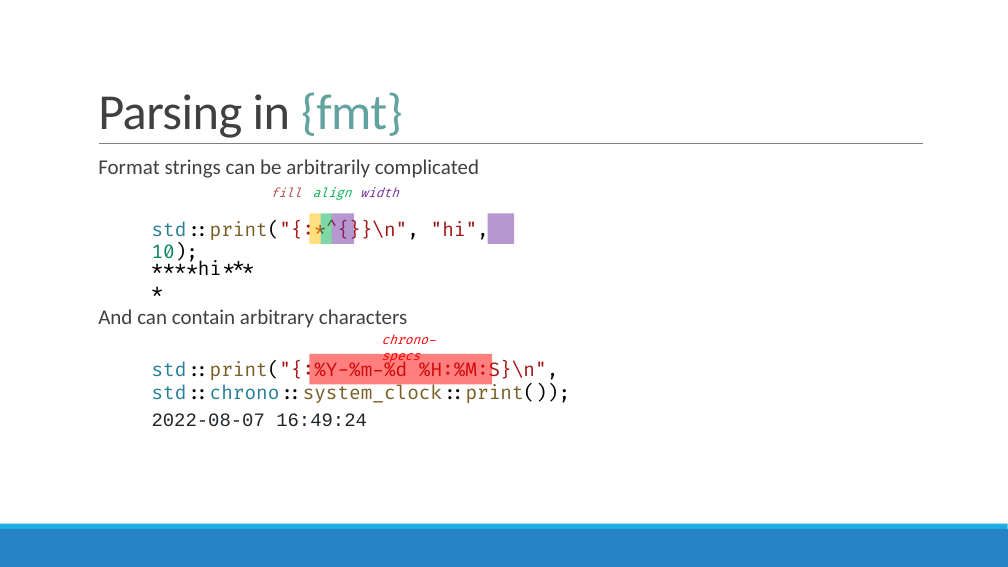
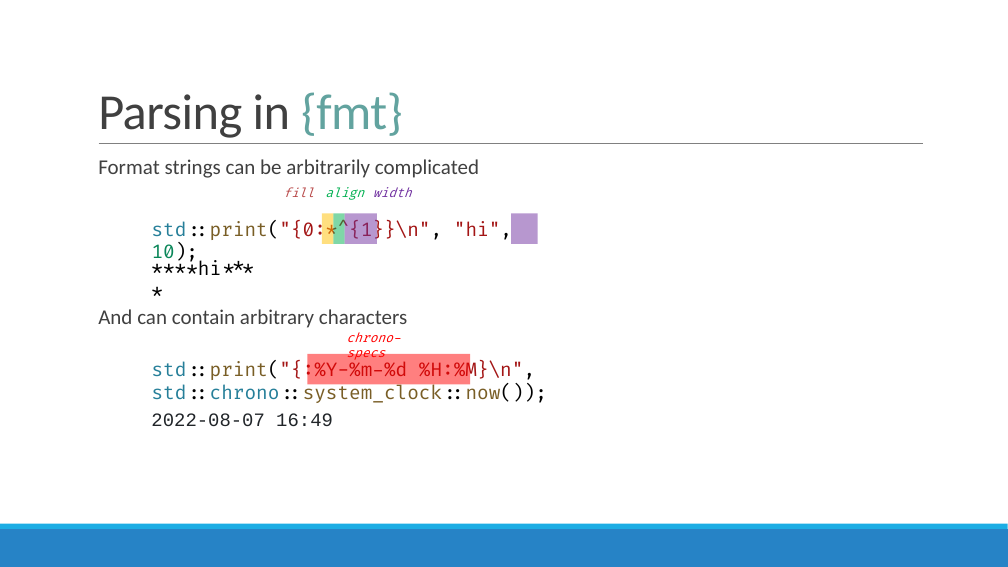
Before and after one commit to brevzin/cpp_proposals, a slide deck: slide 30 of talks/202209_cppcon/The Surprising Complexity of Formatting Ranges.pptx (slide 45 before the commit). Drawn at 1008x567 pixels with LibreOffice and Linux fonts; fonts in the diff are those of the drawing. Boxes give left, top, right and bottom in pixels: in the first picture for what was removed or moved away, otherwise in the second. Text is boxed around its words. In the diff, an @@ line names an element or a change of style, - is before the commit and + after.

```diff
--- a/talks/202209_cppcon/The Surprising Complexity of Formatting Ranges.pptx
+++ b/talks/202209_cppcon/The Surprising Complexity of Formatting Ranges.pptx
@@ text "fill": place and size @@
-text "fill" at <box>271,187,302,197</box>
+text "fill" at <box>283,187,314,197</box>
@@ text "align": place and size @@
-text "align" at <box>313,187,352,200</box>
+text "align" at <box>325,187,364,200</box>
@@ text "width": place and size @@
-text "width" at <box>360,187,399,197</box>
+text "width" at <box>373,187,412,197</box>
@@ text at <box>152,221,512,264</box>: text changed @@
-std::print("{:*^{}}\n", "hi", 10);
+std::print("{0:*^{1}}\n", "hi", 10);
@@ rectangle: place and size @@
-rectangle at <box>332,213,354,243</box>
+rectangle at <box>322,213,333,243</box>
@@ rectangle at <box>322,213,333,243</box>: fill #7030A0 at 50% opacity to #FFC000 at 50% opacity @@
@@ rectangle: place and size @@
-rectangle at <box>309,213,321,243</box>
+rectangle at <box>333,213,345,243</box>
@@ rectangle at <box>333,213,345,243</box>: fill #FFC000 at 50% opacity to #00B050 at 50% opacity @@
@@ rectangle: place and size @@
-rectangle at <box>321,213,332,243</box>
+rectangle at <box>345,213,377,243</box>
@@ rectangle at <box>345,213,377,243</box>: fill #00B050 at 50% opacity to #7030A0 at 50% opacity @@
@@ rectangle: place and size @@
-rectangle at <box>488,213,514,243</box>
+rectangle at <box>511,213,538,243</box>
@@ text "chrono-specs": place and size @@
-text "chrono-specs" at <box>381,334,435,364</box>
+text "chrono-specs" at <box>346,332,400,360</box>
@@ rectangle: place and size @@
-rectangle at <box>309,354,492,384</box>
+rectangle at <box>307,354,470,384</box>
@@ text at <box>152,361,547,403</box>: text changed @@
-std::print("{:%Y-%m-%d %H:%M:S}\n", std::chrono::system_clock::print());
+std::print("{:%Y-%m-%d %H:%M}\n", std::chrono::system_clock::now());
@@ text at <box>151,413,333,426</box>: text changed @@
-2022-08-07 16:49:24
+2022-08-07 16:49
```
Also in this commit, not shown: 59 other slides changed, 38 slides added, 11 slides removed.
